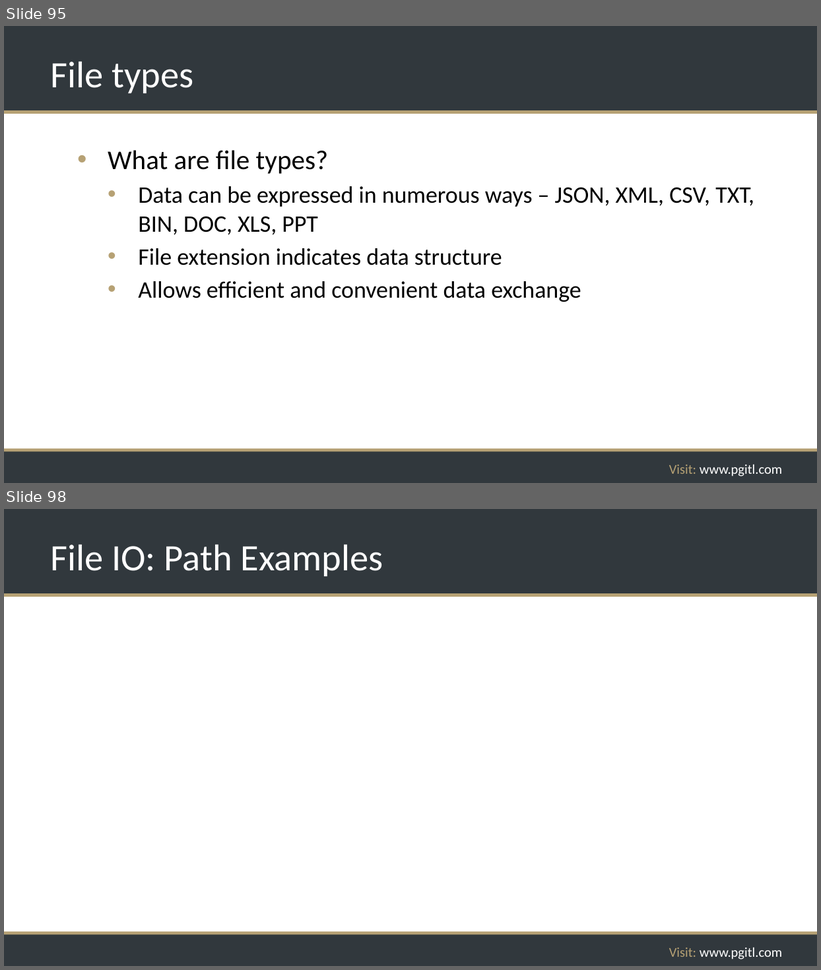
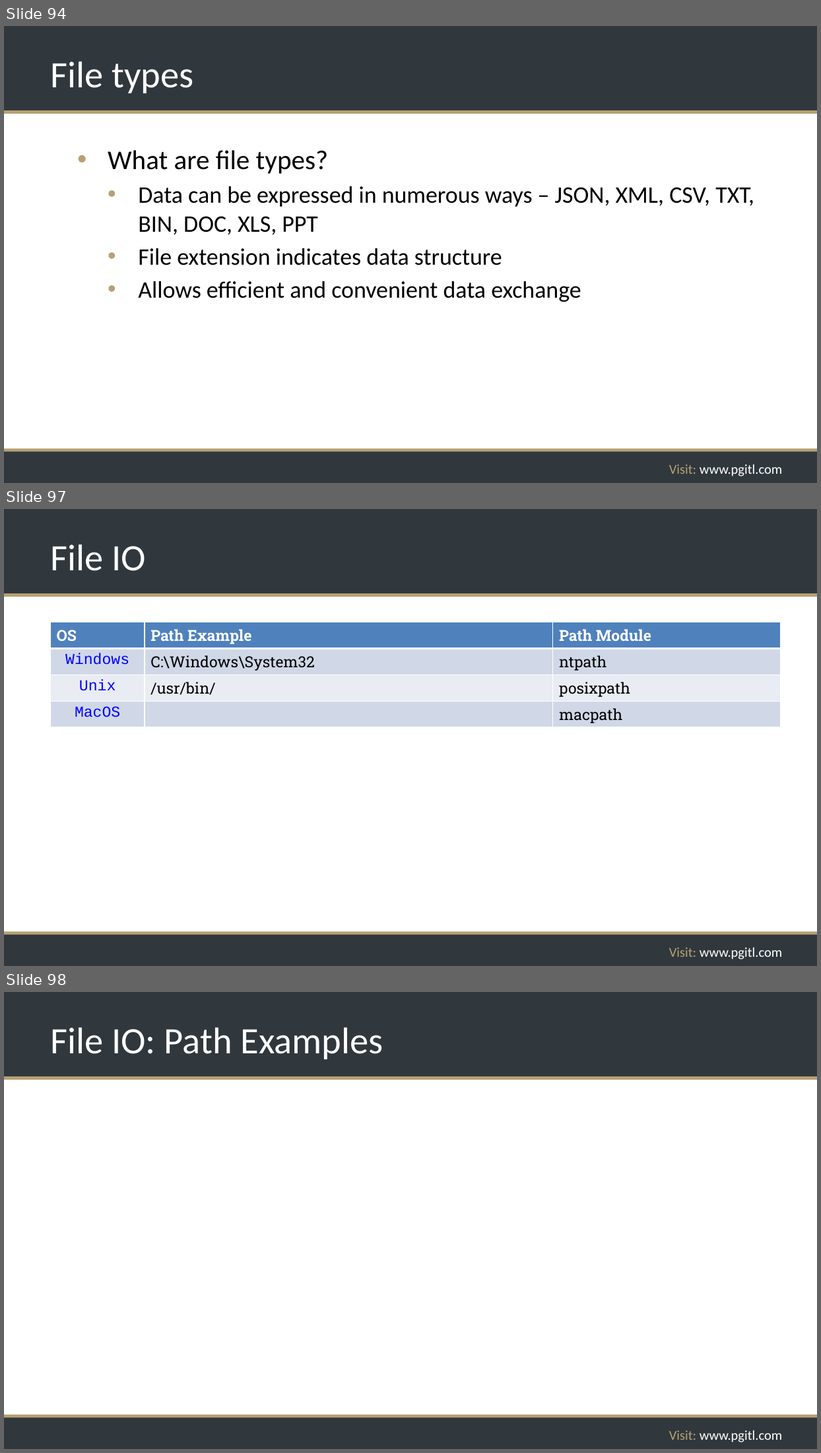
Before and after one commit to rikkouri/project-a, a slide deck: Programming Foundations.pptx. Shown one above the other, each under a label of ours: slides 95 and 98 before the commit, slides 94, 97 and 98 after it; the slides between them are not shown. The pictures are 821x970 and 821x1453 pixels, drawn with LibreOffice and Linux fonts; fonts in the diff are those of the drawing; background and template pictures are left out. Boxes give left, top, right and bottom in pixels: in the first picture for what was removed or moved away, otherwise in the second. Text is boxed around its words. In the diff, an @@ line names an element or a change of style, - is before the commit and + after.

```diff
--- a/Programming Foundations.pptx
+++ b/Programming Foundations.pptx
@@ slide 97 added at [4, 509, 817, 966], background #FFFFFF; not listed: 5 template elements that a slide beside it also shows @@
@@ title added at [51, 544, 146, 571], 44 pt, text #FFFFFF @@
+File IO
@@ table added at [50, 623, 781, 726], 4 rows, 3 columns @@
+OS | Path Example | Path Module
+Windows | C:\Windows\System32 | ntpath
+Unix | /usr/bin/ | posixpath
+MacOS |  | macpath
@@ what was slide 95 is now slide 94 @@
```
Also in this commit, not shown: 11 slides changed, 1 other slide added, 2 slides removed, 2 other files.
